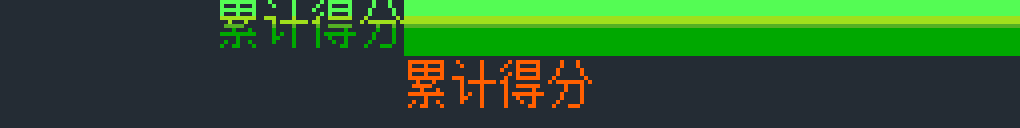
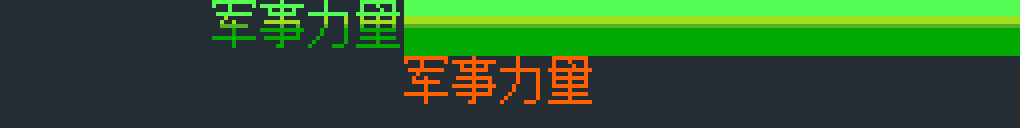
Two versions of the same layered image (1020 x 128). Layer-by-layer changes:
added group "gdi及共用选关" with 8 layers above "nod选关" over <box>212,0,592,104</box>
added layer "图层 7" in group "gdi及共用选关" over <box>212,0,400,48</box>
added layer "军事力量" in group "gdi及共用选关" over <box>404,56,592,104</box>
hid group "nod得分界面" (10 layers) over <box>220,0,592,108</box>
